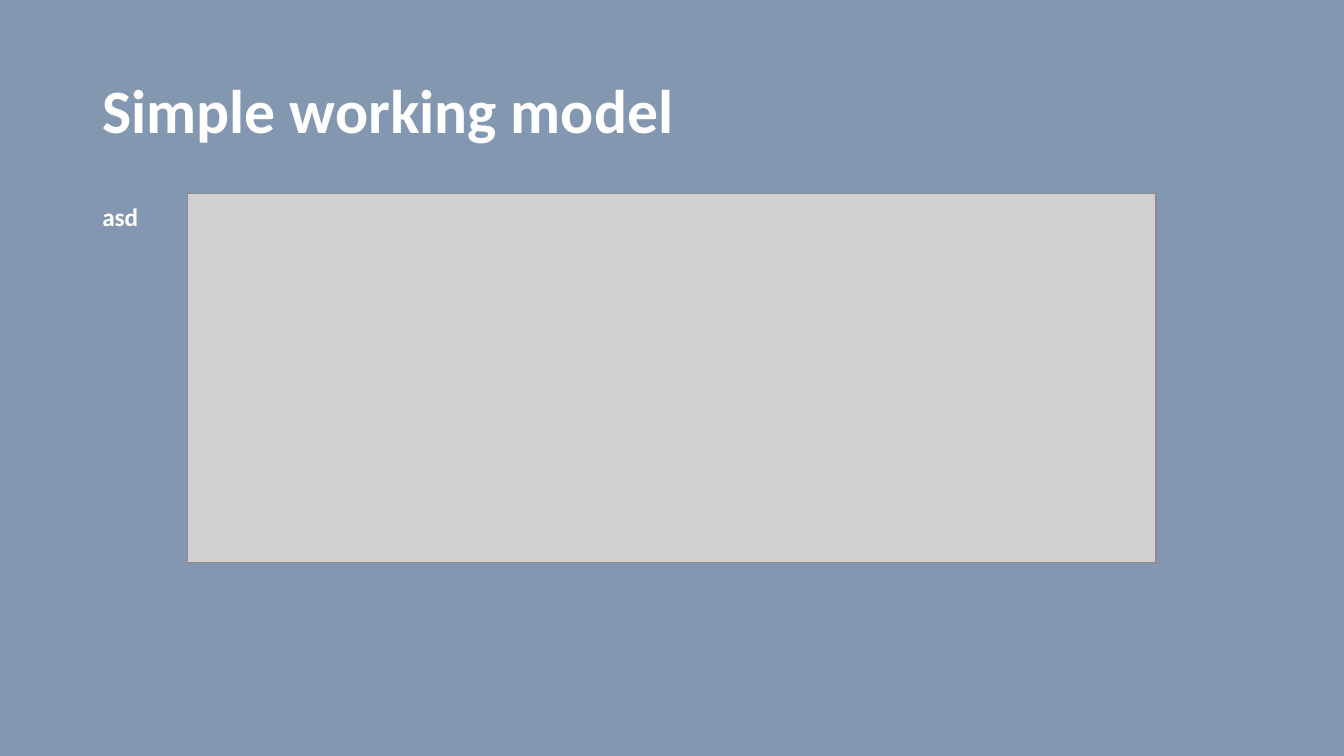
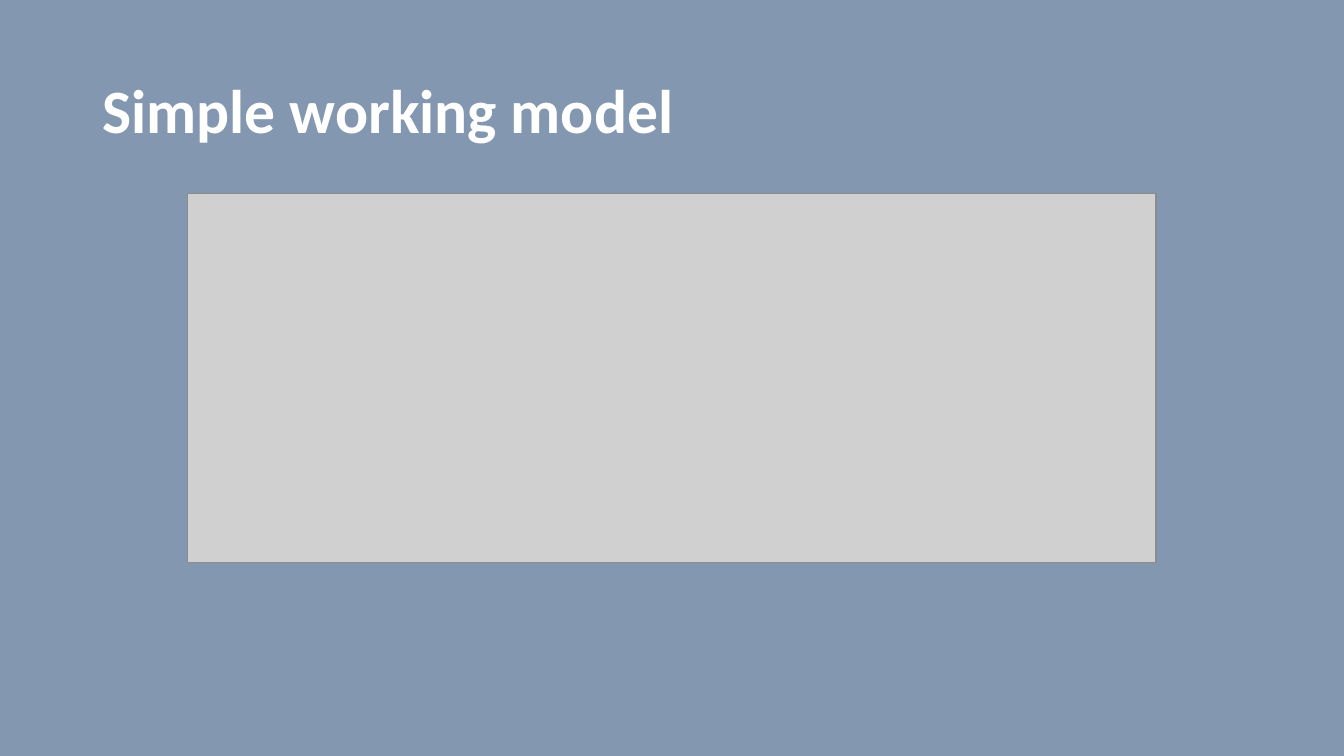
Before and after one commit to vilasvarghese/microservices, a slide deck: slide 7 of training/day3/Day3.pptx. Drawn at 1344x756 pixels with LibreOffice and Linux fonts; fonts in the diff are those of the drawing; grey boxes stand for pictures. Boxes give left, top, right and bottom in pixels: in the first picture for what was removed or moved away, otherwise in the second. Text is boxed around its words. In the diff, an @@ line names an element or a change of style, - is before the commit and + after.

```diff
--- a/training/day3/Day3.pptx
+++ b/training/day3/Day3.pptx
@@ text removed at <box>102,208,138,226</box> @@
-asd
```
Also in this commit, not shown: 3 other slides changed, 7 slides added, 1 slide removed, 1 other file.
